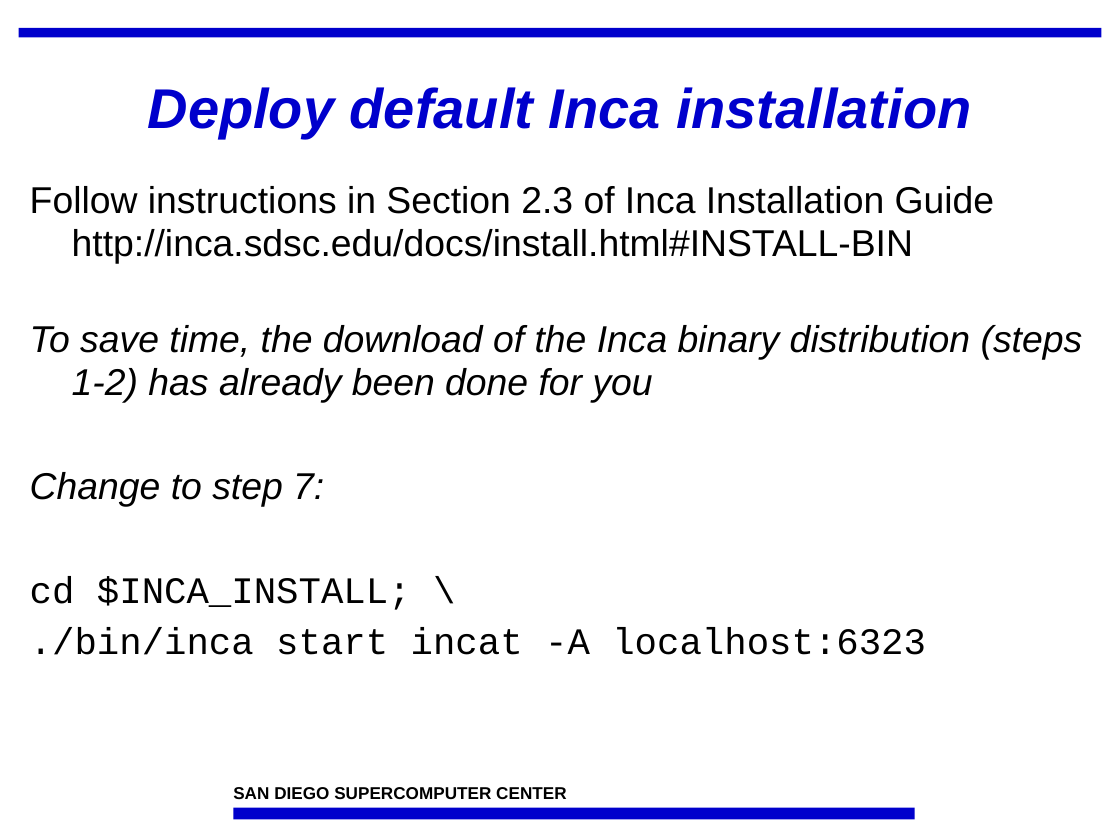
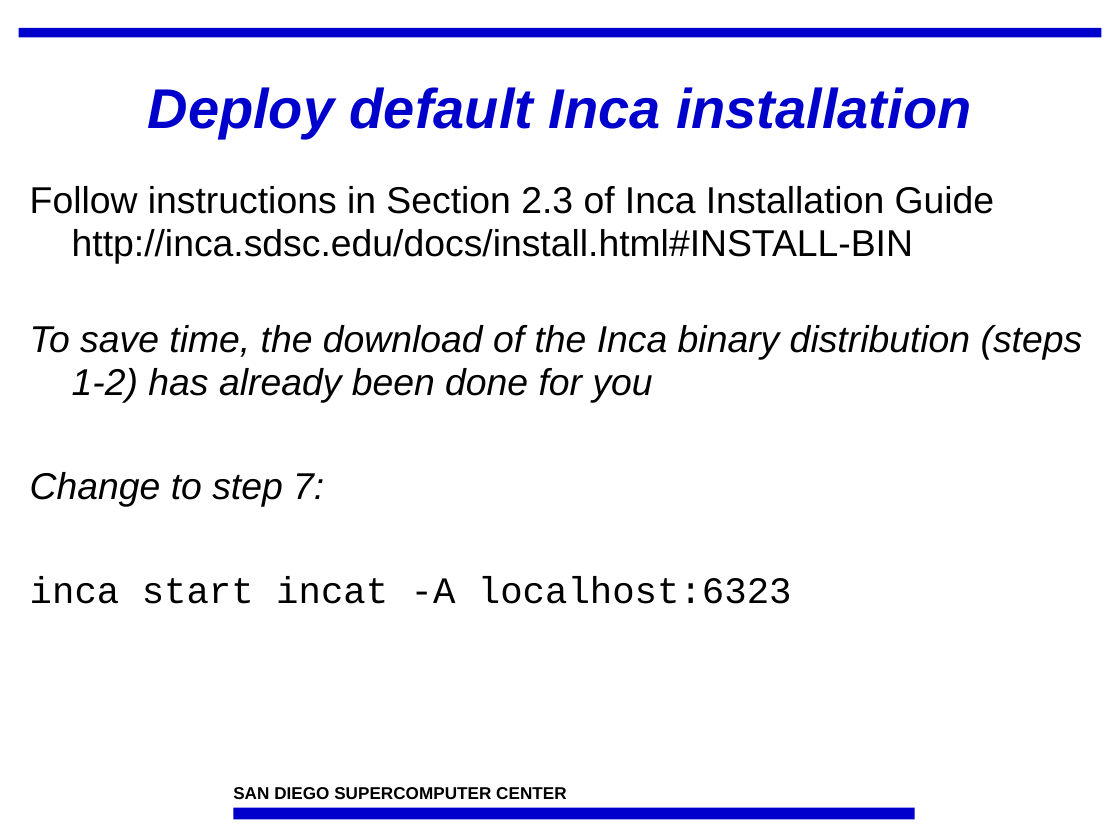
Before and after one commit to IncaProject/inca-xsede, a slide deck: slide 6 of talks/feb-06-workshop/deploy1.ppt. Drawn at 1120x840 pixels with LibreOffice and Linux fonts; fonts in the diff are those of the drawing; background and template pictures are left out. Boxes give left, top, right and bottom in pixels: in the first picture for what was removed or moved away, otherwise in the second. Text is boxed around its words. In the diff, an @@ line names an element or a change of style, - is before the commit and + after.

```diff
--- a/talks/feb-06-workshop/deploy1.ppt
+++ b/talks/feb-06-workshop/deploy1.ppt
@@ text at (x1=30, y1=576, x2=792, y2=604): text changed @@
-cd $INCA_INSTALL; \
-./bin/inca start incat -A localhost:6323
+inca start incat -A localhost:6323
```
Also in this commit, not shown: 2 other slides changed.
